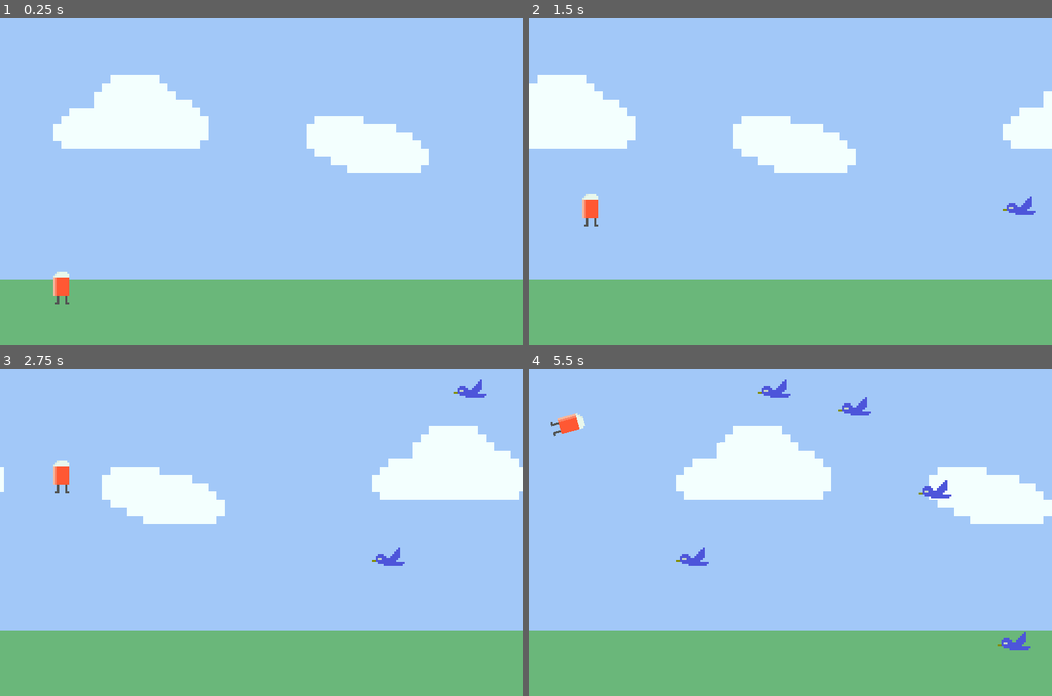
Above: before the commit, frames 1-4 (two rows, left to right).
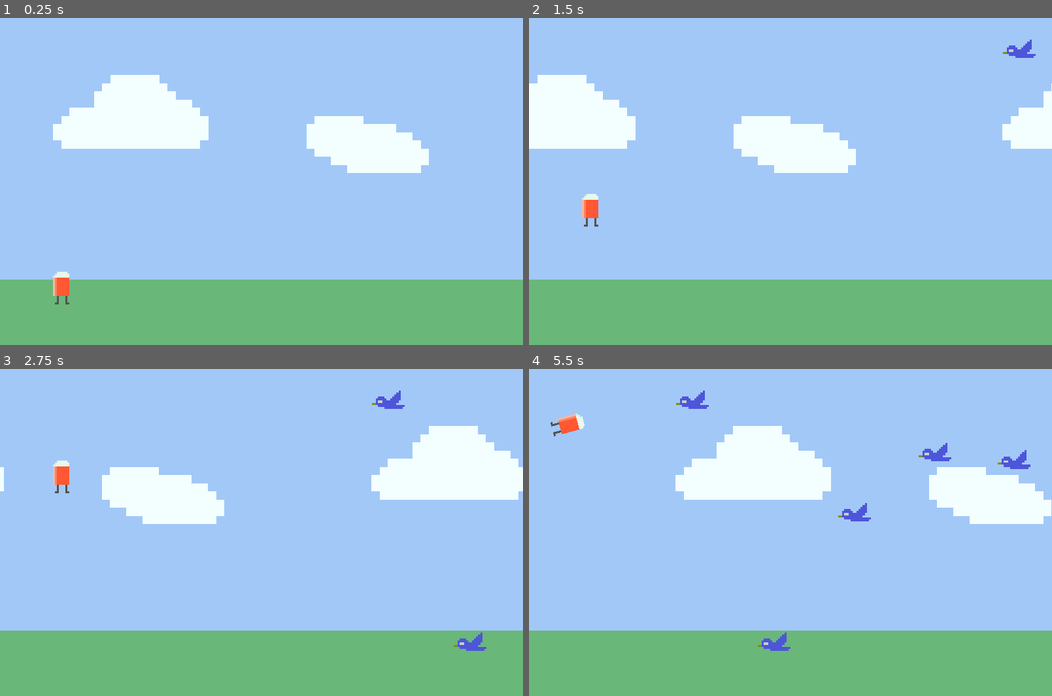
Above: after the commit, the same moments.

Repository: Joe-noh/runner
Game: Godot game, scene res://src/screens/main.tscn
The game is run twice, just before and just after one commit, with the same random seed, the same clock (stepped at 60 frames per second) and the same inputs.
Inputs (mouse positions are in pixels of both pictures, inside the frame that each line leads up to):
- Up to frame 1 (0.25 s): no input
- Up to frame 2 (1.5 s): tap Enter (ui_accept) at 0.5, 0.77 s; move the mouse to (905, 165) at 0.52 s; click (905, 165) at 0.67 s; move the mouse to (685, 197) at 1.27 s; click (685, 197) at 1.42 s
- Up to frame 3 (2.75 s): tap Enter (ui_accept) at 1.52 s; move the mouse to (313, 460) at 2.02 s; click (313, 460) at 2.17 s
- Up to frame 4 (5.5 s): move the mouse to (764, 597) at 2.77 s; click (764, 597) at 2.92 s; tap Enter (ui_accept) at 3.02, 3.77, 4.52 s; move the mouse to (947, 581) at 3.52 s; click (947, 581) at 3.67 s; move the mouse to (633, 483) at 4.27 s; click (633, 483) at 4.42 s; move the mouse to (816, 532) at 5.02 s; click (816, 532) at 5.17 s

The runs differ from the first frame. In frame 1, less than 0.1% of the frame differs, in the area x 10-20%, y 22-88%; in frame 2, 0.4%; in frame 3, 0.7%; in frame 4, 1.8%, in the area x 4-100%, y 3-87%.

Commit message:
change allow hidpi and pixel snap to true

Diff:
--- a/project.godot
+++ b/project.godot
@@ -24,6 +24,7 @@
 window/size/height=800
 window/size/test_width=640
 window/size/test_height=400
+window/dpi/allow_hidpi=true
 window/stretch/mode="2d"
 window/stretch/aspect="keep"
 
@@ -75,6 +76,7 @@
 [rendering]
 
 quality/driver/driver_name="GLES2"
+2d/snapping/use_gpu_pixel_snap=true
 vram_compression/import_etc=true
 vram_compression/import_etc2=false
 environment/default_environment="res://default_env.tres"
--- a/src/screens/main.tscn
+++ b/src/screens/main.tscn
@@ -8,7 +8,7 @@
 [sub_resource type="RectangleShape2D" id=1]
 extents = Vector2( 640, 50 )
 
-[node name="Node2D" type="Node2D"]
+[node name="World" type="Node2D"]
 script = ExtResource( 2 )
 
 [node name="Background" parent="." instance=ExtResource( 1 )]
